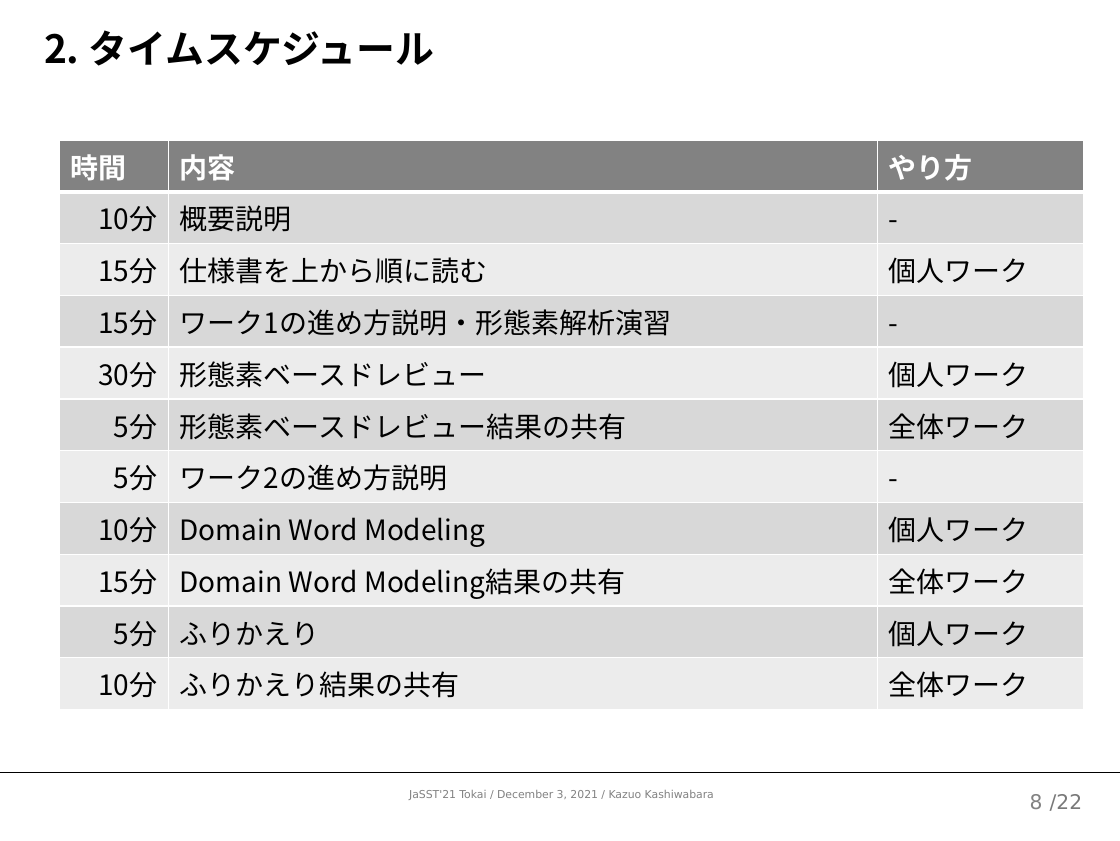
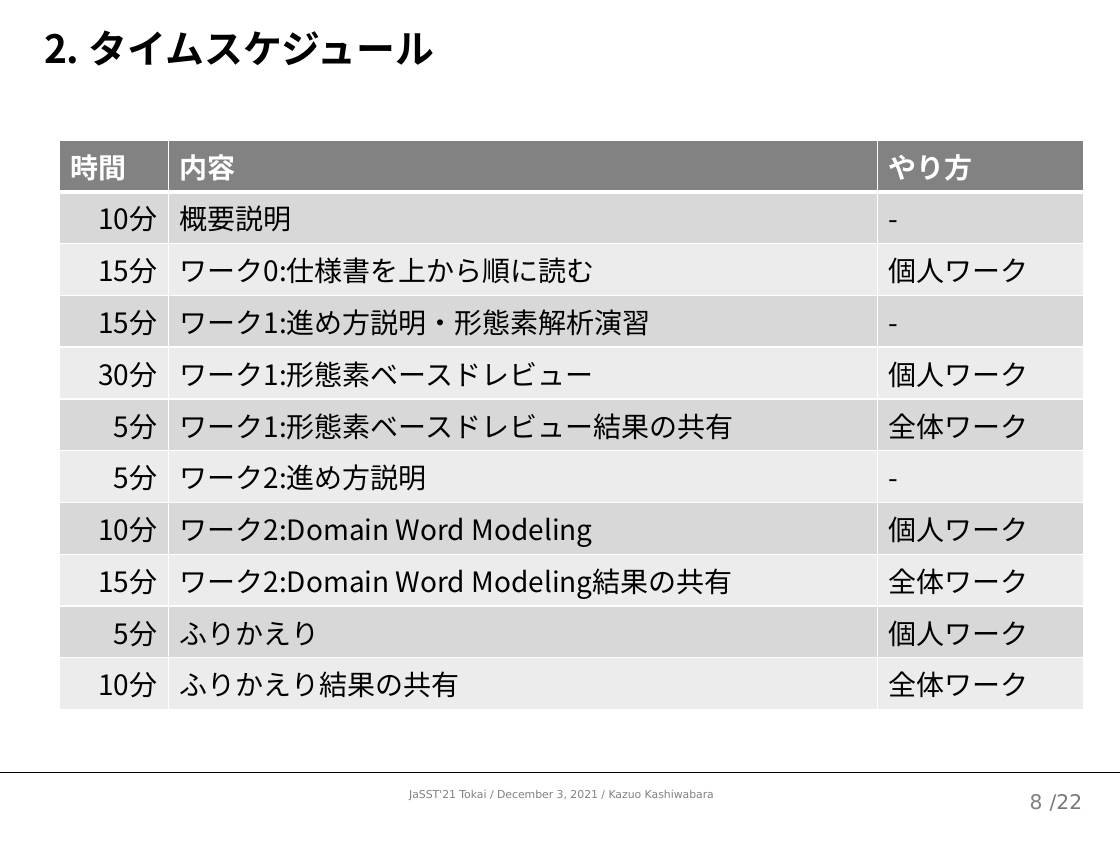
Before and after one commit to kazuo-reve/Work_MorphologicalBasedReview, a slide deck: slide 9 of 形態素ベースドレビューワークショップ.pptx. Drawn at 1120x841 pixels with LibreOffice and Linux fonts; fonts in the diff are those of the drawing. Boxes give left, top, right and bottom in pixels: in the first picture for what was removed or moved away, otherwise in the second. Text is boxed around its words. In the diff, an @@ line names an element or a change of style, - is before the commit and + after.

```diff
--- a/形態素ベースドレビューワークショップ.pptx
+++ b/形態素ベースドレビューワークショップ.pptx
@@ table at <box>59,140,1084,702</box> @@
-row 3, column 2: 仕様書を上から順に読む
+row 3, column 2: ワーク0:仕様書を上から順に読む
-row 4, column 2: ワーク1の進め方説明・形態素解析演習
+row 4, column 2: ワーク1:進め方説明・形態素解析演習
-row 5, column 2: 形態素ベースドレビュー
+row 5, column 2: ワーク1:形態素ベースドレビュー
-row 6, column 2: 形態素ベースドレビュー結果の共有
+row 6, column 2: ワーク1:形態素ベースドレビュー結果の共有
-row 7, column 2: ワーク2の進め方説明
+row 7, column 2: ワーク2:進め方説明
-row 8, column 2: Domain Word Modeling
+row 8, column 2: ワーク2:Domain Word Modeling
-row 9, column 2: Domain Word Modeling結果の共有
+row 9, column 2: ワーク2:Domain Word Modeling結果の共有
```
Also in this commit, not shown: 4 other slides changed.
